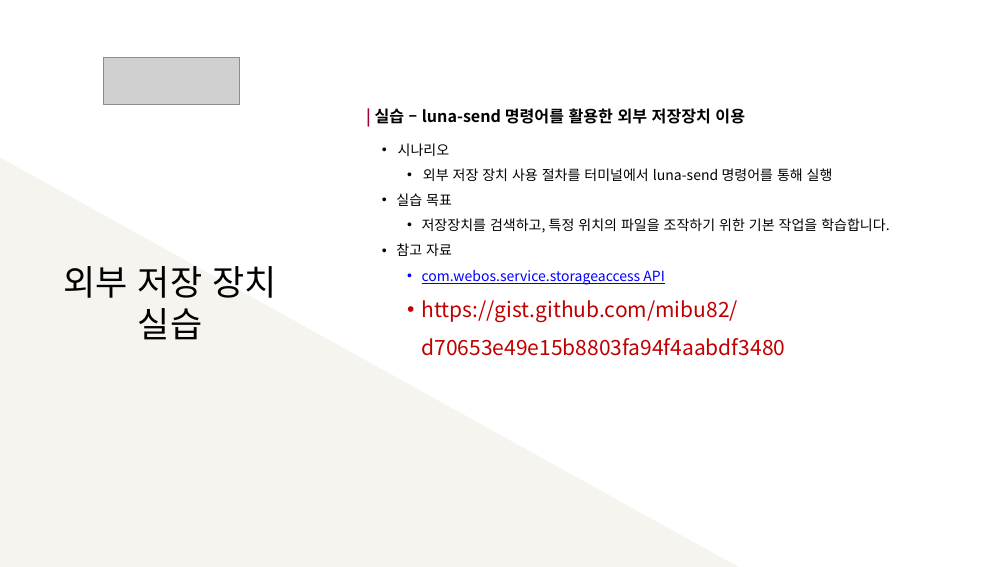
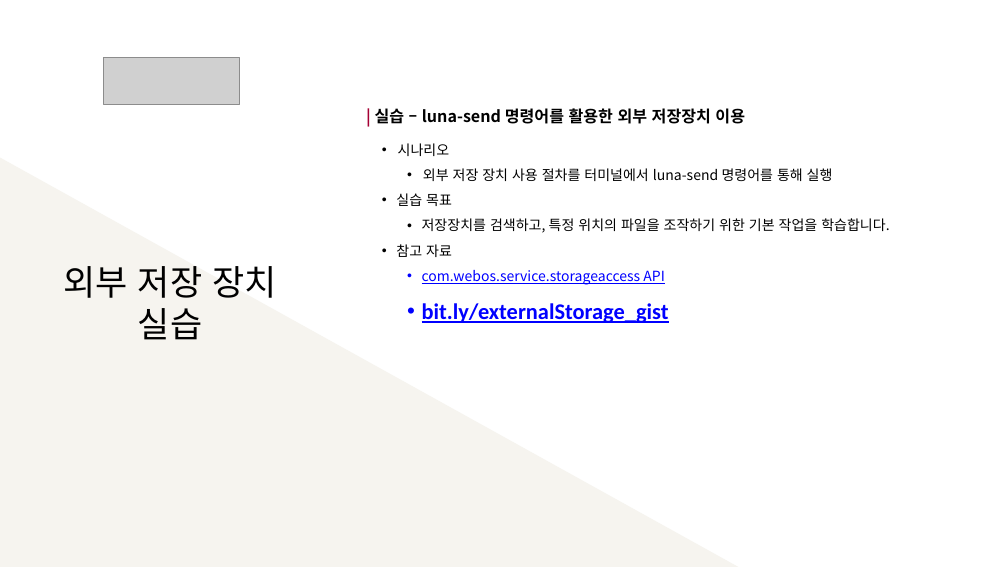
Before and after one commit to mibu82/webOSLecture, a slide deck: slide 23 of Advanced_Course/PPT/2-2. [Done][Advanced] Storage.pptx. Drawn at 1008x567 pixels with LibreOffice and Linux fonts; fonts in the diff are those of the drawing; grey boxes stand for pictures. Boxes give left, top, right and bottom in pixels: in the first picture for what was removed or moved away, otherwise in the second. Text is boxed around its words. In the diff, an @@ line names an element or a change of style, - is before the commit and + after.

```diff
--- a/Advanced_Course/PPT/2-2. [Done][Advanced] Storage.pptx
+++ b/Advanced_Course/PPT/2-2. [Done][Advanced] Storage.pptx
@@ text at bbox=[422, 303, 669, 323]: text changed; size 30 to 32 pt; font Noto Sans CJK KR to Calibri; text colour #C00000 to #0000FF; bold on @@
-  • https://gist.github.com/mibu82/
-    d70653e49e15b8803fa94f4aabdf3480
+  • bit.ly/externalStorage_gist
```
Also in this commit, not shown: 2 other slides changed, 25 other files.
